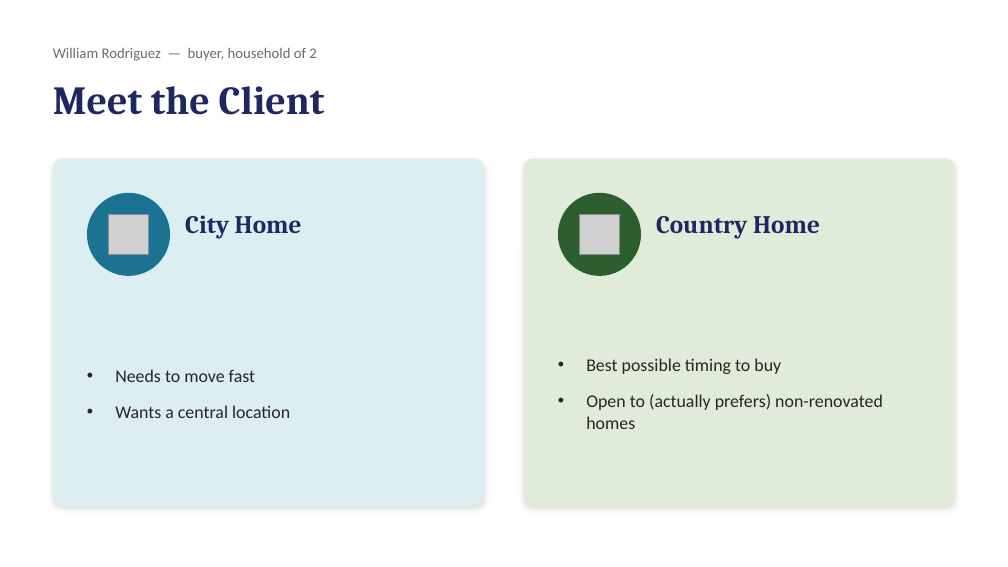
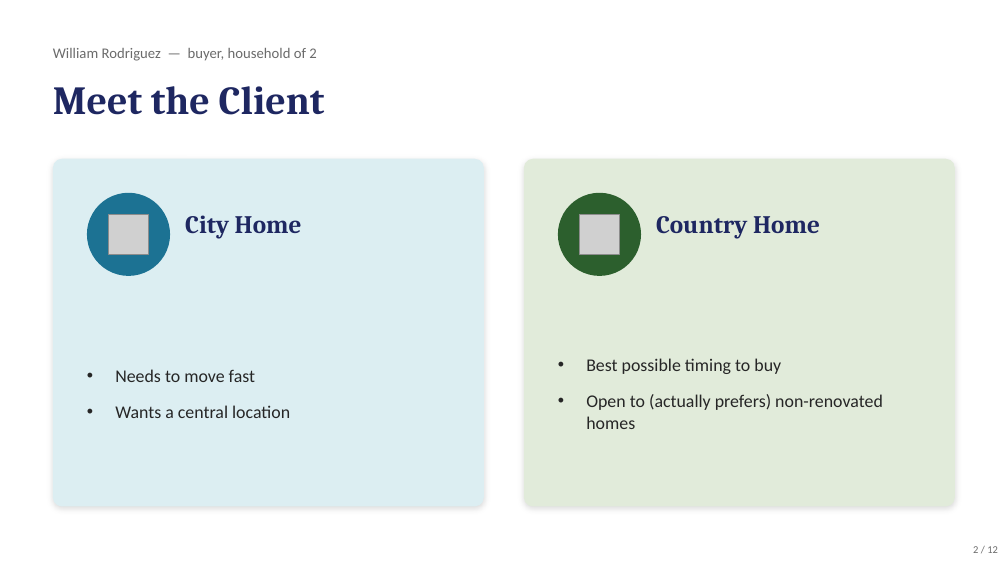
Before and after one commit to jolennd/ds-eda-project, a slide deck: slide 2 of presentation.pptx. Drawn at 1008x567 pixels with LibreOffice and Linux fonts; fonts in the diff are those of the drawing; grey boxes stand for pictures. Boxes give left, top, right and bottom in pixels: in the first picture for what was removed or moved away, otherwise in the second. Text is boxed around its words. In the diff, an @@ line names an element or a change of style, - is before the commit and + after.

```diff
--- a/presentation.pptx
+++ b/presentation.pptx
@@ text added at (973, 546, 998, 553), 10 pt, text #6B6B6B @@
+2 / 12
```
Also in this commit, not shown: 8 other slides changed, 3 slides added, 1 slide removed, 2 other files.
